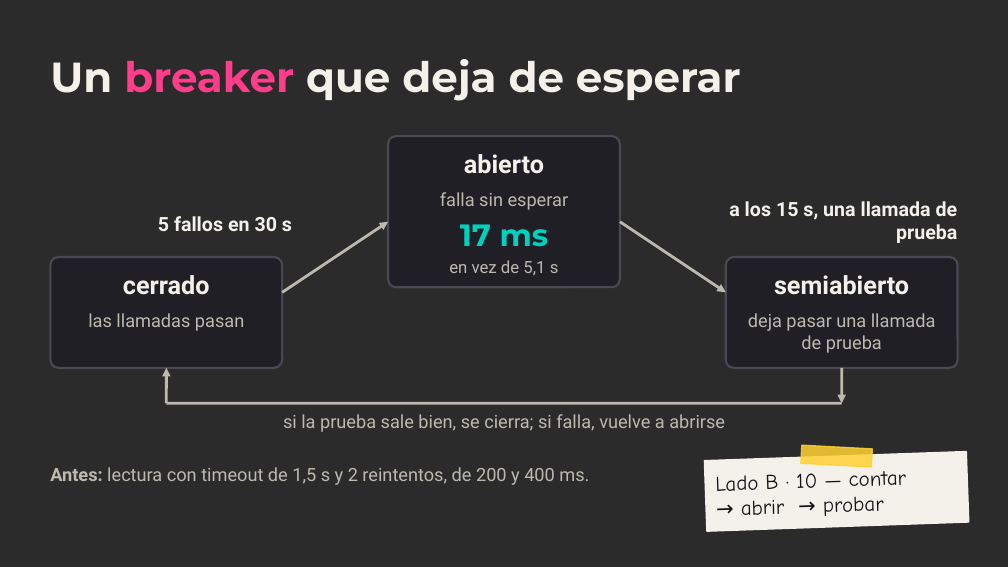
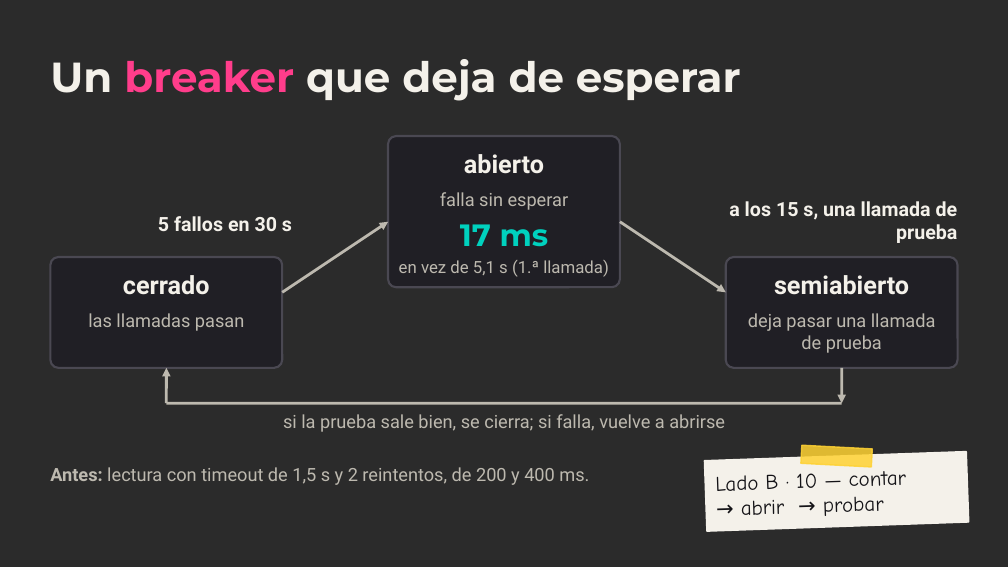
Before and after one commit to ChristianFRZ/FLDSMDFR, a slide deck: slide 10 of docs/presentacion/meloxo.pptx. Drawn at 1008x567 pixels with LibreOffice and Linux fonts; fonts in the diff are those of the drawing; background and template pictures are left out; a plain dark background stands for a picture behind light text. Boxes give left, top, right and bottom in pixels: in the first picture for what was removed or moved away, otherwise in the second. Text is boxed around its words. In the diff, an @@ line names an element or a change of style, - is before the commit and + after.

```diff
--- a/docs/presentacion/meloxo.pptx
+++ b/docs/presentacion/meloxo.pptx
@@ text at [399, 260, 609, 277]: text changed @@
-en vez de 5,1 s
+en vez de 5,1 s (1.ª llamada)
```
Also in this commit, not shown: 2 other slides changed, 2 other files.
